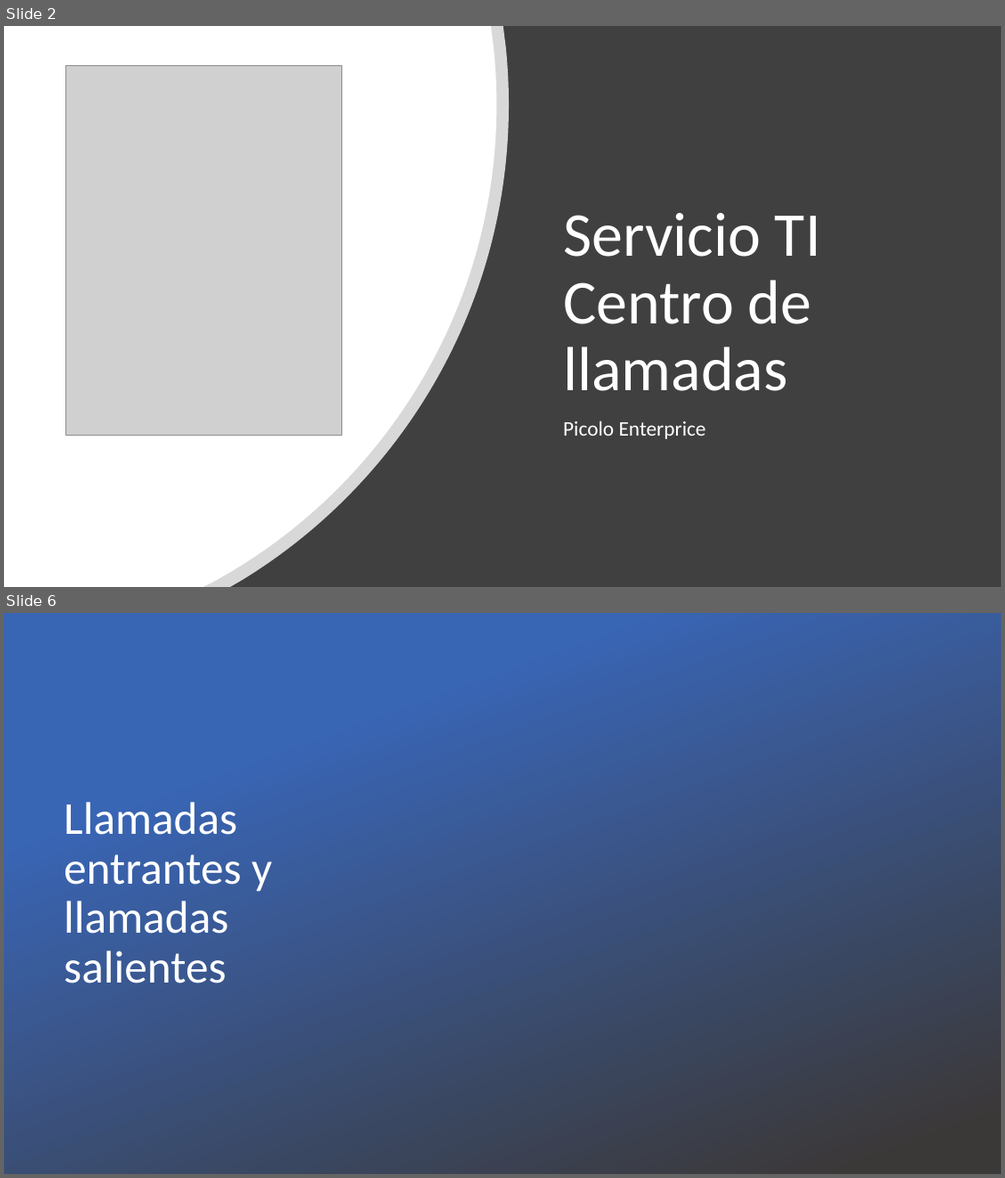
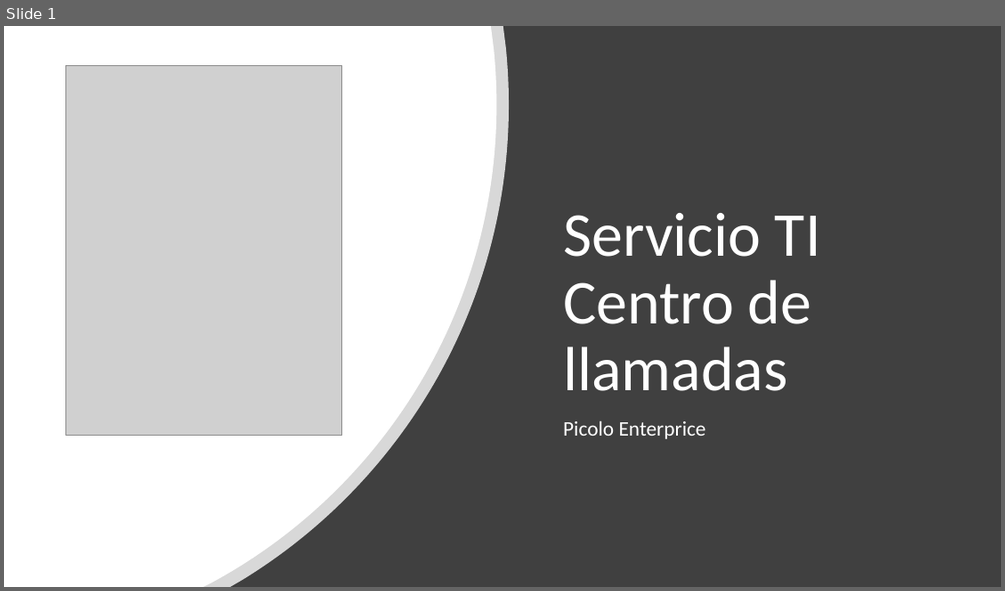
Before and after one commit to ramacal/Simulacion, a slide deck: Simulación/datos Sistema/UTN - Simulacion - Equipo 5 -TP N°6 Picolo.pptx. Shown one above the other, each under a label of ours: slides 2 and 6 before the commit, slide 1 after it; the slides between them are not shown. The pictures are 1005x1178 and 1005x591 pixels, drawn with LibreOffice and Linux fonts; fonts in the diff are those of the drawing; grey boxes stand for pictures; background and template pictures are left out; a plain dark background stands for a picture behind light text. Boxes give left, top, right and bottom in pixels: in the first picture for what was removed or moved away, otherwise in the second. Text is boxed around its words. In the diff, an @@ line names an element or a change of style, - is before the commit and + after.

```diff
--- a/Simulación/datos Sistema/UTN - Simulacion - Equipo 5 -TP N°6 Picolo.pptx
+++ b/Simulación/datos Sistema/UTN - Simulacion - Equipo 5 -TP N°6 Picolo.pptx
@@ slide 6 removed at <box>4,613,1001,1174</box>, background picture (left out) @@
@@ rectangle removed at <box>4,613,502,1174</box> @@
@@ rectangle removed at <box>4,613,1001,1174</box> @@
@@ title removed at <box>64,802,272,983</box> @@
-Llamadas entrantes y llamadas salientes
@@ what was slide 2 is now slide 1 @@
```
Also in this commit, not shown: 8 slides added, 12 other slides removed.
